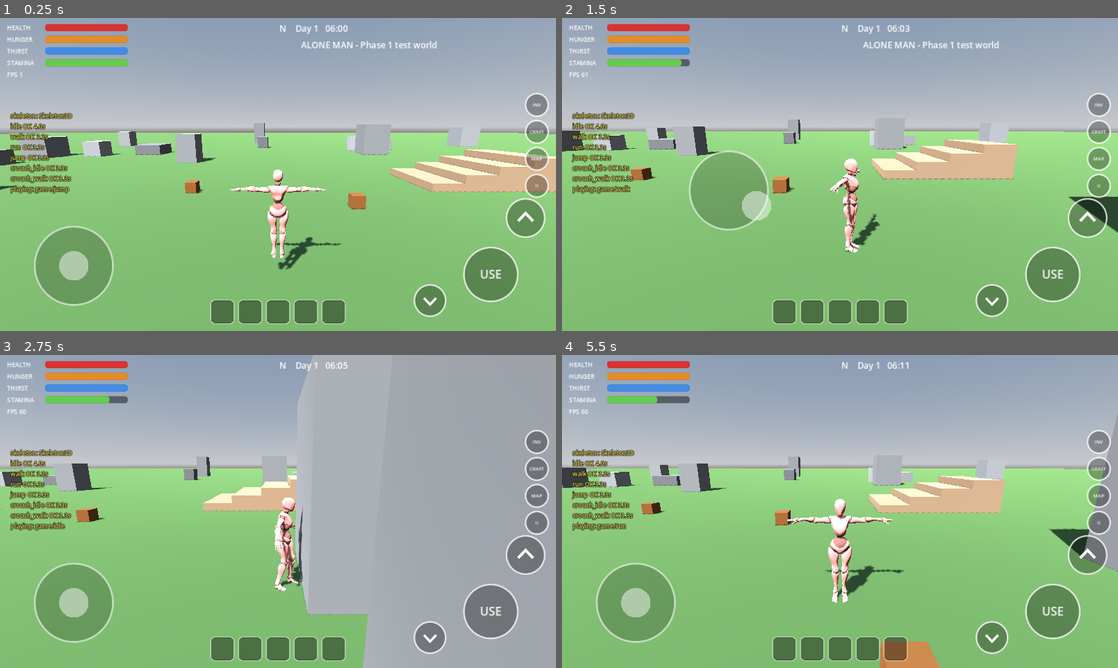
Above: before the commit, frames 1-4 (two rows, left to right).
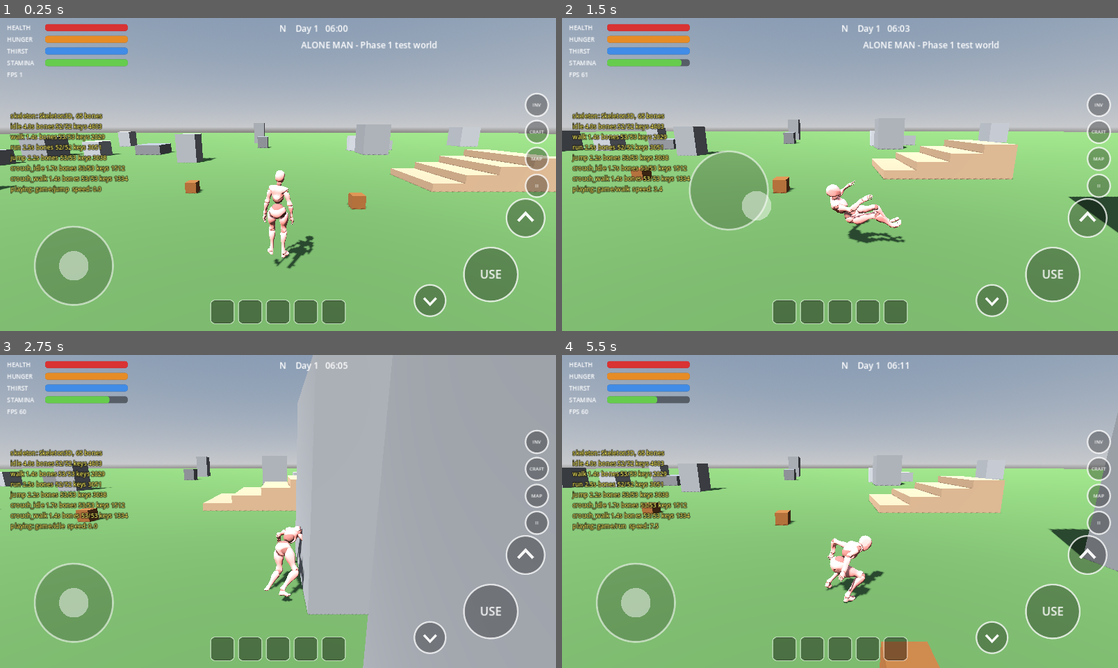
Above: after the commit, the same moments.

Repository: rajeshmalik57045-prog/alone-man-survivalb
Game: Godot game, scene res://scenes/main.tscn
Two runs of this game, one before a commit and one after it. Both use one fixed random seed, a clock stepped at 60 frames per second and the inputs below.
Inputs (mouse positions are in pixels of both pictures, inside the frame that each line leads up to):
- Up to frame 1 (0.25 s): no input
- Up to frame 2 (1.5 s): move the mouse to (962, 158) at 0.52 s; hold D (move_right) 0.53-1.25 s; hold Shift (sprint) 0.53-1.25 s; click (962, 158) at 0.67 s; drag from (728, 190) to (812, 237) at 1.27 s
- Up to frame 3 (2.75 s): move the mouse to (333, 442) at 2.02 s; hold D (move_right) from 2.03 s (still down); hold Shift (sprint) from 2.03 s (still down)
- Up to frame 4 (5.5 s): release D (move_right) at 2.75 s; release Shift (sprint) at 2.75 s; drag from (812, 574) to (673, 464) at 2.77 s; move the mouse to (1006, 558) at 3.52 s; hold A (move_left) 3.53-4.25 s; hold Shift (sprint) 3.53-4.25 s; drag from (673, 464) to (756, 433) at 4.27 s; move the mouse to (867, 511) at 5.02 s; hold S (move_back) from 5.03 s (still down); hold Shift (sprint) from 5.03 s (still down); click (867, 511) at 5.17 s

The runs differ from the first frame. In frame 1, 2.6% of the frame differs, in the area x 4-62%, y 30-81%; in frame 2, 3.2%; in frame 3, 2.8%; in frame 4, 3.4%, in the area x 4-62%, y 30-80%.

Commit message:
Add files via upload

Diff:
--- a/scripts/player.gd
+++ b/scripts/player.gd
@@ -57,6 +57,9 @@
 var _anim: AnimationPlayer
 var _debug_label: Label
 var _debug_info := "model: placeholder (no Idle.fbx found)"
+var _stat_ok := 0
+var _stat_total := 0
+var _last_score := 0
 
 
 func _ready() -> void:
@@ -171,7 +174,7 @@
 	if _debug_label:
 		var playing := ""
 		if _anim:
-			playing = "\nplaying: %s" % str(_anim.current_animation)
+			playing = "\nplaying: %s  speed: %.1f" % [str(_anim.current_animation), Vector2(velocity.x, velocity.z).length()]
 		_debug_label.text = _debug_info + playing
 	if _anim == null:
 		return
@@ -268,19 +271,22 @@
 	var lib := AnimationLibrary.new()
 	var report: PackedStringArray = []
 
-	# Work out where the skeleton is, relative to the AnimationPlayer's root node.
+	# Where is the skeleton, and which bones does it have?
 	var skel_path := ""
+	var bone_map := {}
 	var anim_root := _anim.get_node_or_null(_anim.root_node)
 	if anim_root:
 		var skel := _find_skeleton(anim_root)
 		if skel:
 			skel_path = str(anim_root.get_path_to(skel))
-	report.append("skeleton: %s" % (skel_path if skel_path != "" else "NOT FOUND"))
+			for i in skel.get_bone_count():
+				bone_map[_norm(skel.get_bone_name(i))] = skel.get_bone_name(i)
+	report.append("skeleton: %s, %d bones" % [skel_path if skel_path != "" else "NOT FOUND", bone_map.size()])
 
 	var own := _best_animation(_anim)
 	if own:
-		lib.add_animation("idle", _prepare_animation(own, "idle", ""))
-		report.append("idle OK %.1fs" % own.length)
+		lib.add_animation("idle", _prepare_animation(own, "idle", skel_path, bone_map))
+		report.append("idle %.1fs %s" % [own.length, _stats()])
 	else:
 		report.append("idle: NO ANIMATION in Idle.fbx")
 
@@ -300,8 +306,8 @@
 		if not players.is_empty():
 			var src := _best_animation(players[0] as AnimationPlayer)
 			if src:
-				lib.add_animation(str(key), _prepare_animation(src, str(key), skel_path))
-				report.append("%s OK %.1fs" % [str(key), src.length])
+				lib.add_animation(str(key), _prepare_animation(src, str(key), skel_path, bone_map))
+				report.append("%s %.1fs %s" % [str(key), src.length, _stats()])
 				added = true
 		if not added:
 			report.append("%s: no animation" % str(key))
@@ -309,6 +315,10 @@
 
 	_anim.add_animation_library(ANIM_LIB, lib)
 	_debug_info = "\n".join(report)
+
+
+func _stats() -> String:
+	return "bones %d/%d keys %d" % [_stat_ok, _stat_total, _last_score]
 
 
 func _find_skeleton(node: Node) -> Skeleton3D:
@@ -318,26 +328,46 @@
 	return found[0] as Skeleton3D
 
 
-## Mixamo files contain an empty "Take 001" plus the real animation, so pick the longest one.
+## "mixamorig_Hips" / "mixamorig:Hips" / "Hips" all become "hips", so bone names always match.
+func _norm(s: String) -> String:
+	var lowered := s.to_lower().replace("mixamorig", "")
+	var res := ""
+	for c in lowered:
+		if (c >= "a" and c <= "z") or (c >= "0" and c <= "9"):
+			res += c
+	return res
+
+
+## Mixamo files contain an empty "Take 001" plus the real animation.
+## The real one has the most keyframes (NOT necessarily the longest), so pick by keyframe count.
 func _best_animation(player: AnimationPlayer) -> Animation:
 	var best: Animation = null
+	var best_score := -1
 	for anim_name in player.get_animation_list():
 		if str(anim_name) == "RESET":
 			continue
 		var a := player.get_animation(anim_name)
 		if a == null:
 			continue
-		if best == null or a.length > best.length:
+		var score := 0
+		for t in a.get_track_count():
+			score += a.track_get_key_count(t)
+		if score > best_score:
+			best_score = score
 			best = a
-	if best != null and best.length < 0.05:
+	_last_score = maxi(best_score, 0)
+	if best_score < 2:
 		return null
 	return best
 
 
-func _prepare_animation(src: Animation, key: String, skel_path: String) -> Animation:
+func _prepare_animation(src: Animation, key: String, skel_path: String, bone_map: Dictionary) -> Animation:
 	var anim := src.duplicate() as Animation
 	anim.loop_mode = Animation.LOOP_LINEAR if LOOPING.has(key) else Animation.LOOP_NONE
 
+	var score := _last_score
+	_stat_ok = 0
+	_stat_total = 0
 	for t in anim.get_track_count():
 		var track_type := anim.track_get_type(t)
 		var is_bone_track := (
@@ -345,11 +375,18 @@
 			or track_type == Animation.TYPE_ROTATION_3D
 			or track_type == Animation.TYPE_SCALE_3D
 		)
+		if not is_bone_track:
+			continue
 		var bone := anim.track_get_path(t).get_concatenated_subnames()
-
-		# Point bone tracks of other files at THIS model's skeleton.
-		if is_bone_track and bone != "" and skel_path != "":
-			anim.track_set_path(t, NodePath("%s:%s" % [skel_path, bone]))
+		_stat_total += 1
+		if bone == "":
+			continue
+
+		# Point the bone track at THIS model's skeleton, matching bone names loosely.
+		var real: String = bone_map.get(_norm(bone), "")
+		if real != "" and skel_path != "":
+			anim.track_set_path(t, NodePath("%s:%s" % [skel_path, real]))
+			_stat_ok += 1
 
 		# Keep the hip bone from travelling forward/sideways, so the animation plays "in place".
 		if track_type == Animation.TYPE_POSITION_3D and bone.ends_with("Hips"):
@@ -359,4 +396,5 @@
 				for k in count:
 					var v: Vector3 = anim.track_get_key_value(t, k)
 					anim.track_set_key_value(t, k, Vector3(first.x, v.y, first.z))
+	_last_score = score
 	return anim
